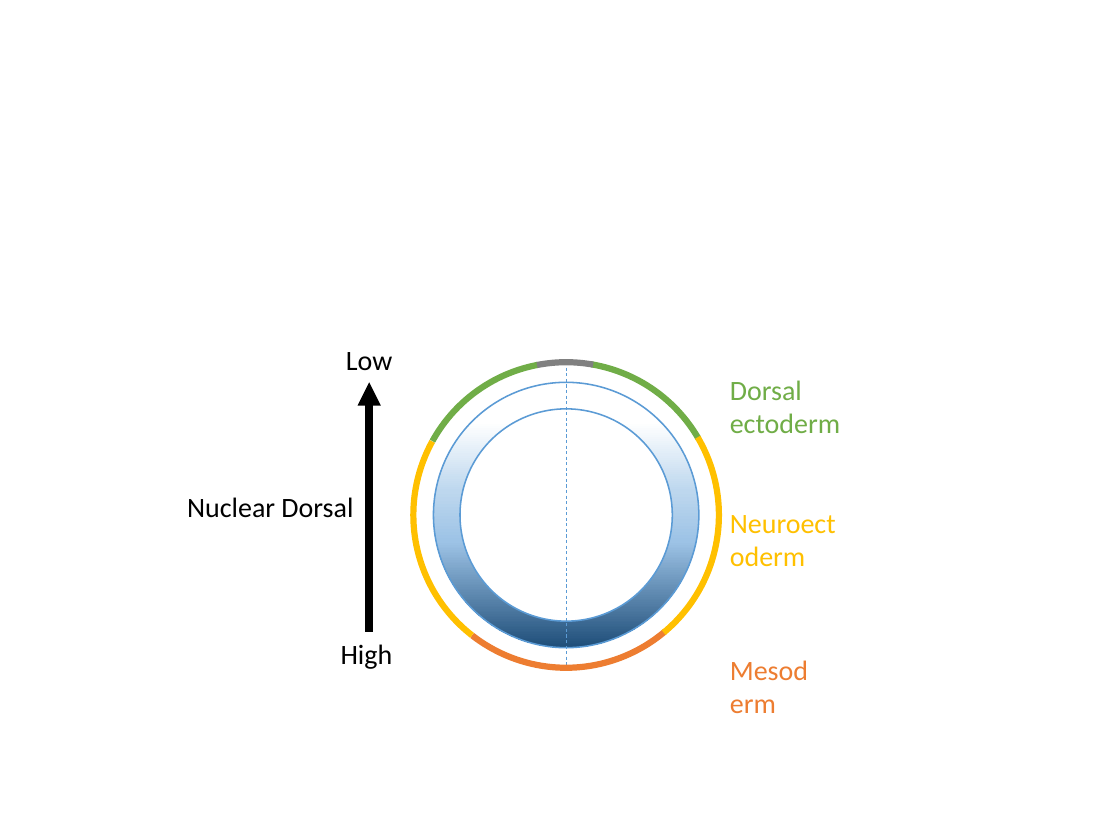
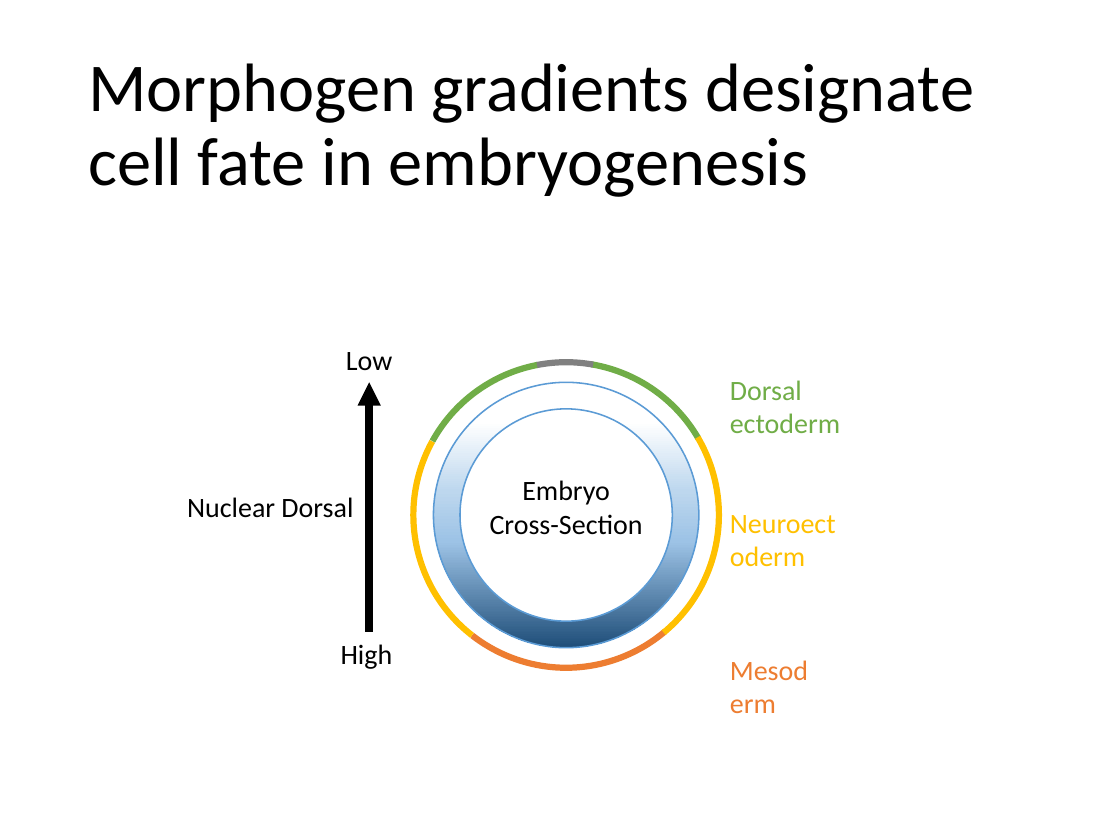
Before and after one commit to mdchambers/dissertation, a slide deck: slide 4 of presentations/defense.pptx (slide 2 before the commit). Drawn at 1120x840 pixels with LibreOffice and Linux fonts; fonts in the diff are those of the drawing. Boxes give left, top, right and bottom in pixels: in the first picture for what was removed or moved away, otherwise in the second. Text is boxed around its words. In the diff, an @@ line names an element or a change of style, - is before the commit and + after.

```diff
--- a/presentations/defense.pptx
+++ b/presentations/defense.pptx
@@ title added at box(88, 63, 974, 197), 44 pt, text #000000 @@
+Morphogen gradients designate cell fate in embryogenesis
@@ line removed from (566, 362) to (566, 668) @@
@@ text added at box(490, 503, 643, 535), 18 pt, text #000000 @@
+Embryo
+Cross-Section
@@ text in ellipse at box(522, 480, 610, 505): text added @@
+Embryo
```
Also in this commit, not shown: 1 other slide changed, 5 slides added, 4 other files.
